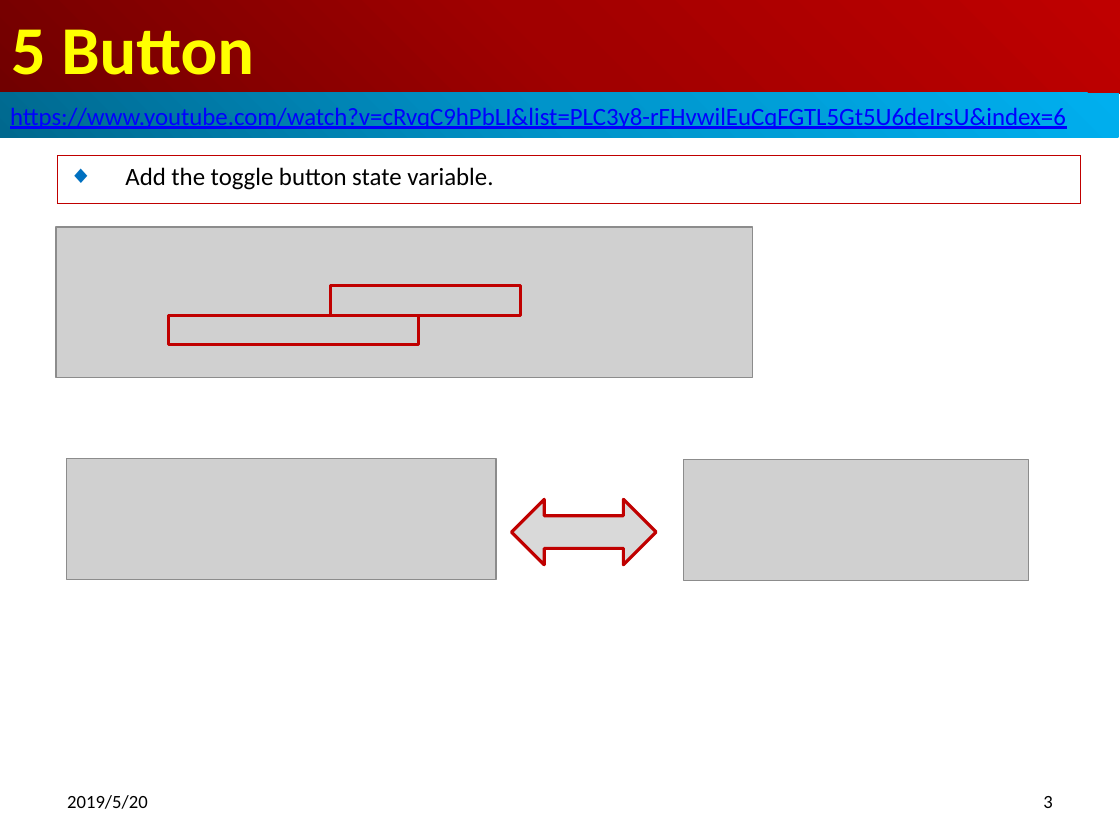
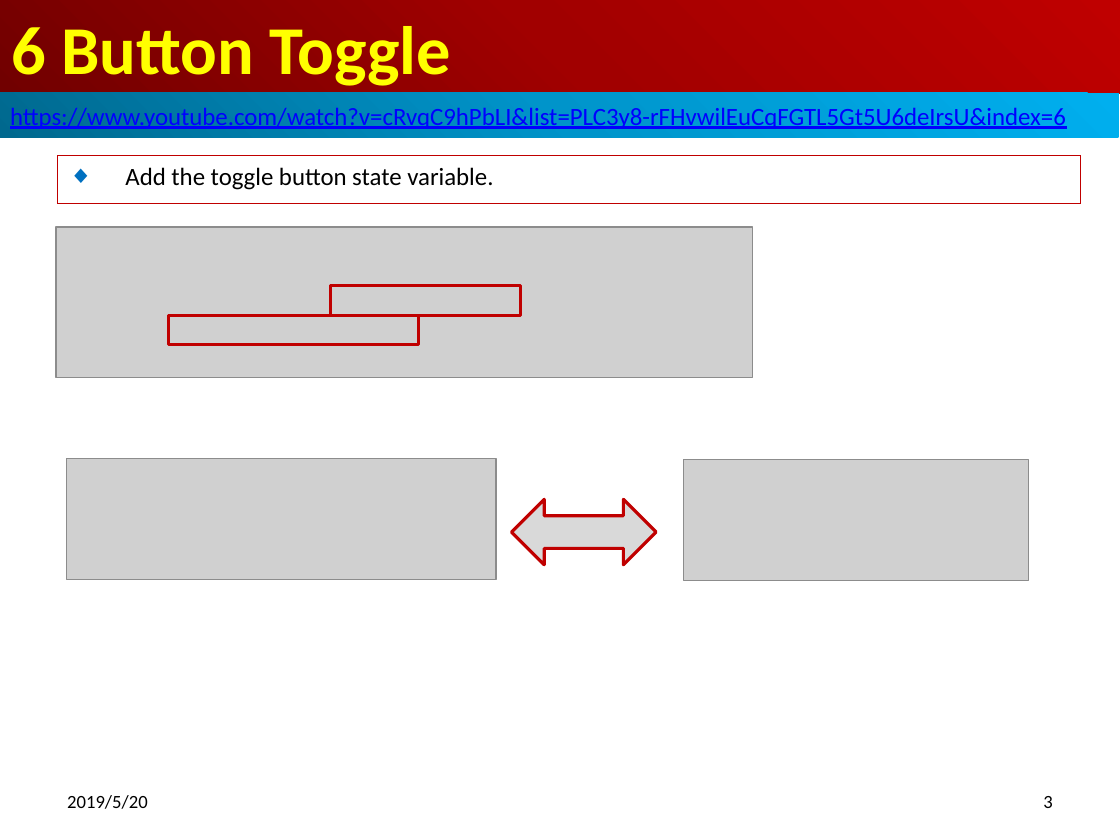
Before and after one commit to peterhchen/500-Angular-Material, a slide deck: slide 3 of ch06_ButtonToggle/Ch06_ButtonToggle.pptx. Drawn at 1120x840 pixels with LibreOffice and Linux fonts; fonts in the diff are those of the drawing; grey boxes stand for pictures. Boxes give left, top, right and bottom in pixels: in the first picture for what was removed or moved away, otherwise in the second. Text is boxed around its words. In the diff, an @@ line names an element or a change of style, - is before the commit and + after.

```diff
--- a/ch06_ButtonToggle/Ch06_ButtonToggle.pptx
+++ b/ch06_ButtonToggle/Ch06_ButtonToggle.pptx
@@ title at (11,26,450,86): text changed @@
-5 Button
+6 Button Toggle
```
Also in this commit, not shown: 9 other slides changed.
